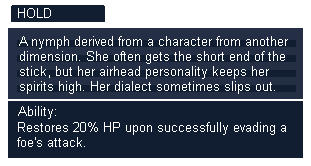
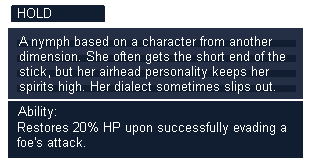
Revision of a layered w=311, h=166 image; what changed, layer by layer:
renamed "A nymph derived from a charact..." to "A nymph based on a character f...", painted on it over [75, 36, 288, 46]
